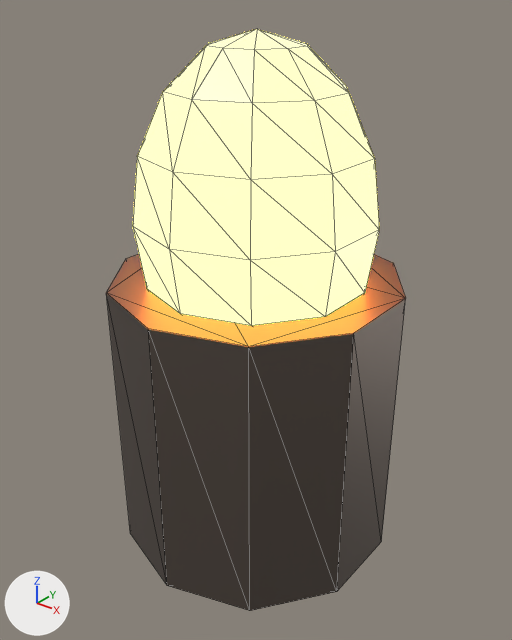
An edit to the glTF model assets/models/env/emberfall/brazier.glb, drawn before and after from the same camera.
Rendered twice from a 50 mm lens placed at (0.968, -1.213, 1.339), pointed at (0.007, -0.012, 0.594). Every picture has the same lights, and +X, +Y and +Z are marked at lower left. The first picture is the older version. Mesh edges are drawn as thin lines. Vertices at exactly the same position are counted once.

Names of what the first picture shows: 'brazier'.
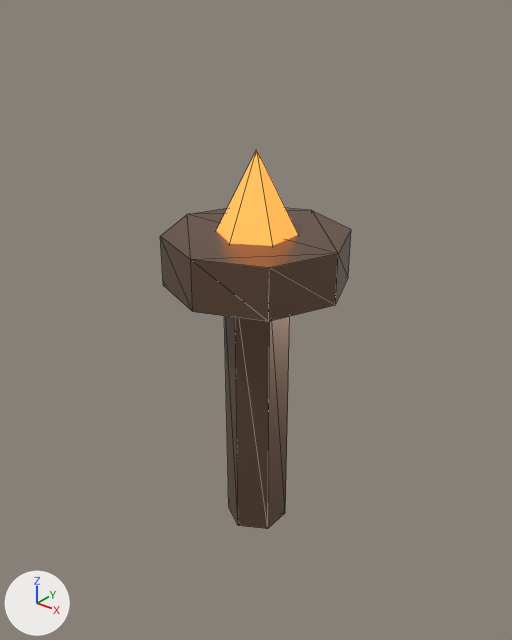
Location of each change, (x1, y1, x2, y2) in pixels of the pictures (512 x 640 px):
'brazier', recoloured, surface changed, reshaped (36% narrower, 35% shorter)
    before: (106, 29, 406, 611)
    after: (160, 150, 351, 529)
part 1 of me_cylinder, added (brown)
    after: (224, 316, 290, 529)
part 2 of me_cylinder, added (brown)
    after: (160, 208, 351, 322)
part 3 of me_cylinder, added (orange)
    after: (216, 150, 298, 246)
part 4 of me_cylinder, deleted
    before: (133, 29, 379, 326)
part 5 of me_cylinder, deleted
    before: (106, 254, 406, 611)

The change in detail:
In material 'BrazierFire' (mat_brazierfire), emission_color goes from (1.0, 0.28, 0.04) (orange #ff9038) to (1.0, 0.353, 0.0588) (orange #ffa045).
In material 'BrazierFire' (mat_brazierfire), emission_strength goes from 14.0 to 1.062.
Material 'Brazier' (mat_brazier) is new.
Its base color is (0.2, 0.12, 0.08) (brown #7c6150).
Its metallic is 0.65.
Its roughness is 0.35.
me_cylinder is used by ob_brazier; location (0.0, 0.0, 0.35).
me_cylinder had 92 vertices, 176 faces and spanned x -0.333..0.333, y -0.35..0.35, z -0.35..0.892.
me_cylinder no longer uses material mat_braziermetal (brown #6c6159).
me_cylinder now has 35 vertices, 58 faces and spans x -0.22..0.22, y -0.22..0.22, z -0.35..0.65.
me_cylinder part 1: a new loose piece, a 6-sided cylinder along z spanning x -0.069..0.069, y -0.08..0.08, z -0.35..0.35, in mat_brazier (brown #7c6150).
me_cylinder part 2: a new loose piece, an 8-sided cylinder along z spanning x -0.22..0.22, y -0.22..0.22, z 0.34..0.46, in mat_brazier (brown #7c6150).
me_cylinder part 3: a new loose piece, a 6-sided cone pointing to +z spanning x -0.087..0.087, y -0.1..0.1, z 0.45..0.65, in mat_brazierfire (orange #cb7c38, glowing orange #ffa045).
me_cylinder part 4: the loose piece of 72 vertices spanning x -0.266..0.266, y -0.28..0.28, z 0.108..0.892 is deleted.
me_cylinder part 5: the loose piece of 20 vertices spanning x -0.333..0.333, y -0.35..0.35, z -0.35..0.35 is deleted.
me_cylinder gains material mat_brazier (brown #7c6150).
